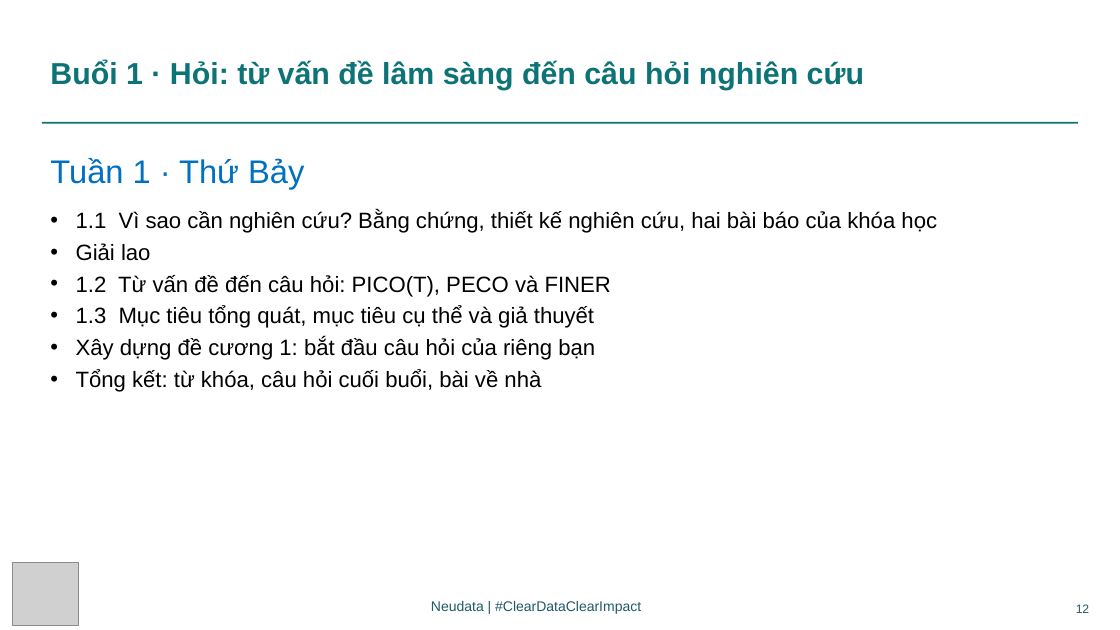
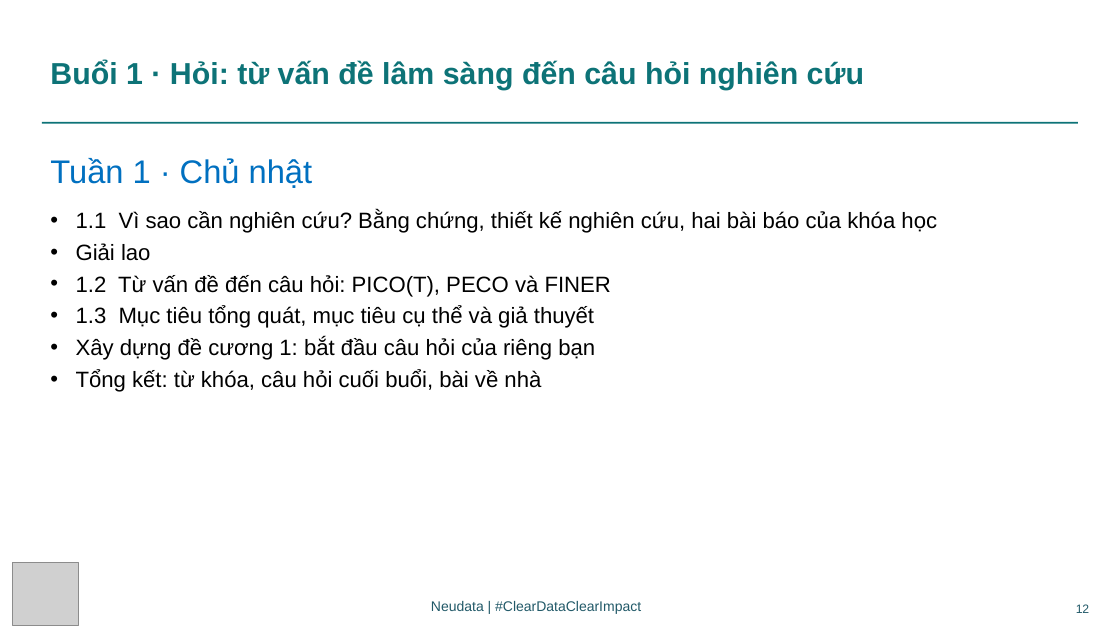
Before and after one commit to neu-data/FoundationsofClinicalResearch, a slide deck: slide 12 of vi/files/slides/Session_1_VN.pptx. Drawn at 1120x630 pixels with LibreOffice and Linux fonts; fonts in the diff are those of the drawing; grey boxes stand for pictures. Boxes give left, top, right and bottom in pixels: in the first picture for what was removed or moved away, otherwise in the second. Text is boxed around its words. In the diff, an @@ line names an element or a change of style, - is before the commit and + after.

```diff
--- a/vi/files/slides/Session_1_VN.pptx
+++ b/vi/files/slides/Session_1_VN.pptx
@@ text at <box>50,158,313,188</box>: text changed @@
-Tuần 1 · Thứ Bảy
+Tuần 1 · Chủ nhật
```
Also in this commit, not shown: 3 other slides changed, 36 other files.
